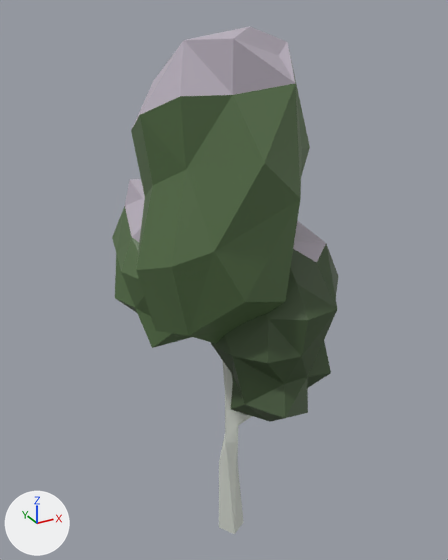
Two versions of the glTF model assets/models/nature/BirchTree_Snow_3.lod2.glb, one commit apart.
Both versions are drawn from a 50 mm lens placed at (-2.1, -3.68, 4.19), pointed at (0.09, 0.29, 2.2). Arrows for +X, +Y and +Z are at lower left; the lights stay in place. The first picture is the older version. Vertices at exactly the same position are counted once.

The first picture shows 'BirchTree_Snow_3'.
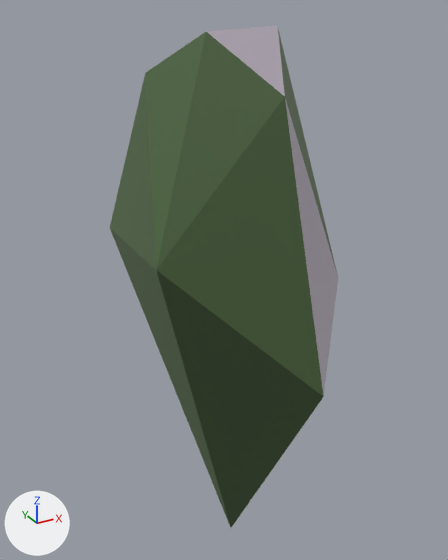
Patch to the scene script:
```diff
--- a/assets/models/nature/BirchTree_Snow_3.lod2.glb.py
+++ b/assets/models/nature/BirchTree_Snow_3.lod2.glb.py
@@ me_cube_120 @@
 # used by ob_birchtree_snow_3; location = (0.0, 0.0, 0.0)
-me_cube_120.from_pydata(...)  # 232 vertices, 448 faces; spans x -0.76..0.81, y -0.63..1.13, z -0.07..4.08
+me_cube_120.from_pydata(...)  # 10 vertices, 16 faces; spans x -0.72..0.85, y -0.71..1.08, z -0.1..4.08
+# me_cube_120 part 1: the loose piece of 48 vertices spanning x -0.76..0.56, y -0.61..0.61, z 1.89..4.08 is rebuilt with 10 vertices and now spans x -0.72..0.85, y -0.71..1.08, z -0.1..4.08
+# me_cube_120 part 2: the loose piece of 82 vertices spanning x -0.26..0.47, y -0.21..0.6, z -0.07..3.12 is deleted
+# me_cube_120 part 3: the loose piece of 53 vertices spanning x -0.7..0.59, y -0.04..1.13, z 1.73..3.0 is deleted
+# me_cube_120 part 4: the loose piece of 49 vertices spanning x -0.25..0.81, y -0.63..0.38, z 1.3..2.76 is deleted
 me_cube_120.materials.append(mat_white)
```

What differs and where, as boxes (x1, y1, x2, y2) in the pictures (448 x 560 px):
'BirchTree_Snow_3', reshaped
    before: (112, 26, 338, 534)
    after: (110, 26, 338, 528)
part 1 of me_cube_120, rebuilt (27% wider, 58% taller)
    before: (131, 26, 310, 344)
    after: (110, 26, 338, 528)
part 2 of me_cube_120, deleted
    before: (219, 360, 252, 534)
part 3 of me_cube_120, deleted
    before: (112, 179, 191, 348)
part 4 of me_cube_120, deleted
    before: (211, 221, 338, 422)
